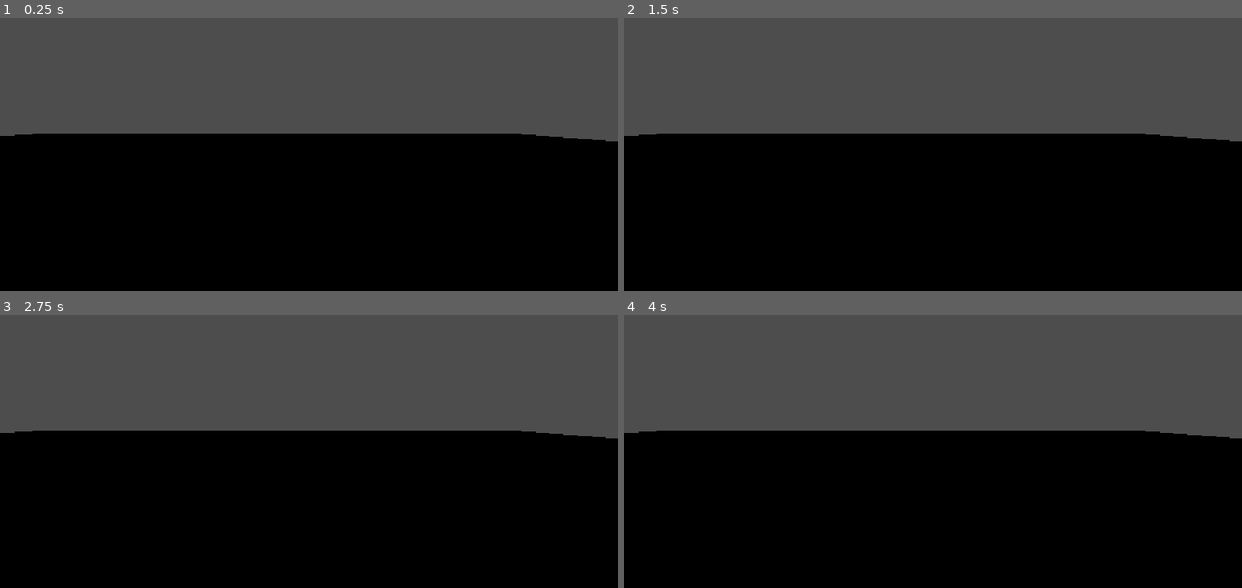
Above: before the commit, frames 1-4 (two rows, left to right).
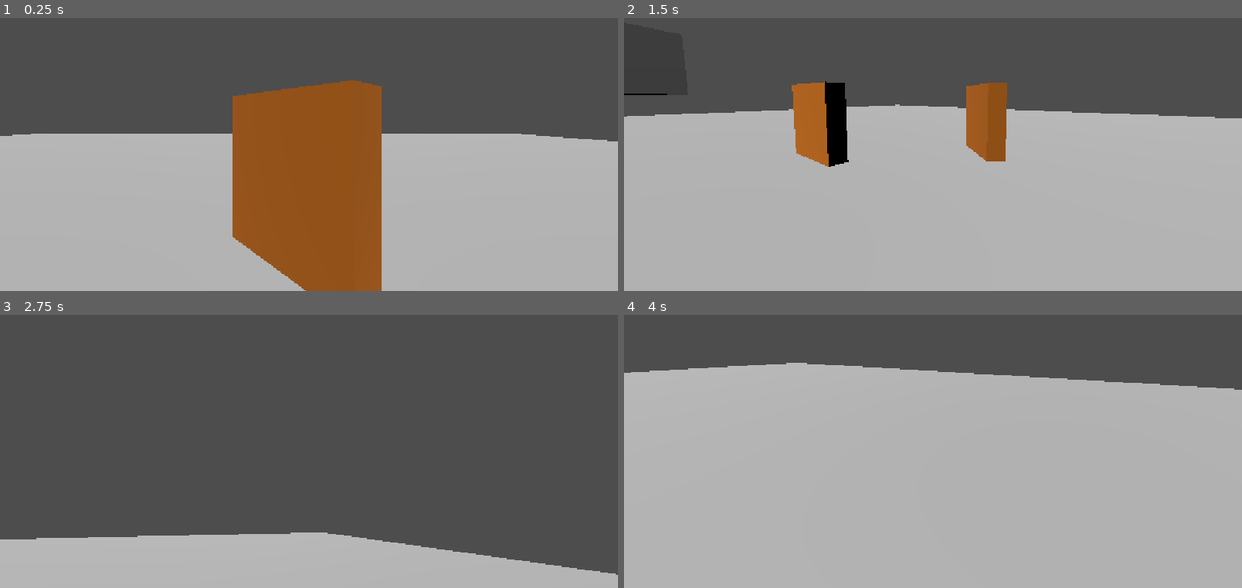
Above: after the commit, the same moments.

Repository: Ryan-M-Smith/SkillIssue
Game: Godot game, scene res://node_3d.tscn
Same seed, same stepped clock (60 frames per second), same inputs: the game is played once before the commit and once after it.
Inputs (mouse positions are in pixels of both pictures, inside the frame that each line leads up to):
- Up to frame 1 (0.25 s): no input
- Up to frame 2 (1.5 s): tap Enter (ui_accept) at 0.5, 0.6, 0.77, 1.07, 1.35 s; move the mouse to (1068, 99) at 0.52 s; hold Right (ui_right) 0.53-1.28 s; move the mouse to (809, 135) at 1.27 s; hold Down (ui_down) from 1.28 s (still down)
- Up to frame 3 (2.75 s): tap Enter (ui_accept) at 1.52, 1.82, 2.1 s; move the mouse to (370, 336) at 2.02 s; release Down (ui_down) at 2.03 s; hold Right (ui_right) from 2.03 s (still down)
- Up to frame 4 (4 s): move the mouse to (902, 484) at 2.77 s; release Right (ui_right) at 2.78 s; hold Up (ui_up) 2.78-3.53 s; tap Enter (ui_accept) at 2.85, 3.02, 3.32, 3.6, 3.77 s; move the mouse to (1118, 467) at 3.52 s; hold Left (ui_left) from 3.53 s (still down)

The runs differ from the first frame. In frame 1, 61% of the frame differs, in the area x 0-100%, y 22-100%; in frame 2, 67%; in frame 3, 57%; in frame 4, 78%, in the area x 0-100%, y 17-100%.

Commit message:
added proper player movement + camera control

Diff:
--- /dev/null
+++ b/apps/game/PlayerMovement.gd
@@ -0,0 +1,41 @@
+extends CharacterBody3D
+
+
+const SPEED = 5.0
+const JUMP_VELOCITY = 4.5
+const MOUSE_SENSITIVITY = 0.003
+
+@onready var head = $head
+@onready var camera = $head/Camera3D
+
+func _ready():
+	Input.mouse_mode = Input.MOUSE_MODE_CAPTURED
+
+func _unhandled_input(event):
+	if event is InputEventMouseMotion:
+		rotate_y(-event.relative.x * MOUSE_SENSITIVITY)
+		head.rotate_x(-event.relative.y * MOUSE_SENSITIVITY)
+		# head.rotation.x -= event.relative.y * MOUSE_SENSITIVITY
+		head.rotation.x = clamp(head.rotation.x, deg_to_rad(-89), deg_to_rad(89))
+
+func _physics_process(delta: float) -> void:
+	# Add the gravity.
+	if not is_on_floor():
+		velocity += get_gravity() * delta
+
+	# Handle jump.
+	if Input.is_action_just_pressed("ui_accept") and is_on_floor():
+		velocity.y = JUMP_VELOCITY
+
+	# Get the input direction and handle the movement/deceleration.
+	# As good practice, you should replace UI actions with custom gameplay actions.
+	var input_dir := Input.get_vector("ui_left", "ui_right", "ui_up", "ui_down")
+	var direction := (transform.basis * Vector3(input_dir.x, 0, input_dir.y)).normalized()
+	if direction:
+		velocity.x = direction.x * SPEED
+		velocity.z = direction.z * SPEED
+	else:
+		velocity.x = move_toward(velocity.x, 0, SPEED)
+		velocity.z = move_toward(velocity.z, 0, SPEED)
+
+	move_and_slide()
--- a/apps/game/node_3d.tscn
+++ b/apps/game/node_3d.tscn
@@ -1,4 +1,6 @@
 [gd_scene format=3 uid="uid://dwl5s4vl8fw74"]
+
+[ext_resource type="Script" uid="uid://cek53ng3g4dyi" path="res://PlayerMovement.gd" id="1_a202f"]
 
 [sub_resource type="Environment" id="Environment_g4v7s"]
 background_mode = 2
@@ -19,6 +21,7 @@
 camera_attributes = SubResource("CameraAttributesPhysical_yf5fn")
 
 [node name="CSGBox3D" type="CSGBox3D" parent="WorldEnvironment" unique_id=1271460449]
+use_collision = true
 size = Vector3(50, 1, 50)
 
 [node name="Cover1" type="CSGBox3D" parent="WorldEnvironment" unique_id=465196514]
@@ -28,7 +31,7 @@
 material = SubResource("StandardMaterial3D_4xowi")
 
 [node name="Cover2" type="CSGBox3D" parent="WorldEnvironment" unique_id=1674806463]
-transform = Transform3D(0.7248956, 0, -0.6888587, 0, 1, 0, 0.6888587, 0, 0.7248956, 3.150265, 1.5038874, 3.8186865)
+transform = Transform3D(0.7248956, 0, -0.6888587, 0, 1, 0, 0.6888587, 0, 0.7248956, 3.150265, 1.5038874, -3.3975134)
 use_collision = true
 size = Vector3(2, 2, 0.5)
 material = SubResource("StandardMaterial3D_4xowi")
@@ -48,8 +51,15 @@
 transform = Transform3D(1, 0, 0, 0, 0.9063082, 0.42261848, 0, -0.42261848, 0.9063082, 0, -0.97205496, -1.5694399)
 size = Vector3(1, 1.5, 1)
 
+[node name="DirectionalLight3D" type="DirectionalLight3D" parent="WorldEnvironment" unique_id=1591153491]
+transform = Transform3D(1, 0, 0, 0, -0.29120493, 0.95666075, 0, -0.95666075, -0.29120493, 0, 14.251036, -13.559303)
+
+[node name="DirectionalLight3D2" type="DirectionalLight3D" parent="WorldEnvironment" unique_id=1856771458]
+transform = Transform3D(1, 0, 0, 0, 0.8634891, 0.50436753, 0, -0.50436753, 0.8634891, 0, 6.3151674, 18.187904)
+
 [node name="CharacterBody3D" type="CharacterBody3D" parent="." unique_id=851539408]
 transform = Transform3D(1, 0, 0, 0, 1, 0, 0, 0, 1, 3.342, 1.5, 0)
+script = ExtResource("1_a202f")
 
 [node name="CollisionShape3D" type="CollisionShape3D" parent="CharacterBody3D" unique_id=235974021]
 shape = SubResource("CapsuleShape3D_57qmd")
@@ -57,5 +67,8 @@
 [node name="MeshInstance3D" type="MeshInstance3D" parent="CharacterBody3D" unique_id=1249059377]
 mesh = SubResource("CapsuleMesh_g4v7s")
 
-[node name="Camera3D" type="Camera3D" parent="CharacterBody3D" unique_id=1932303875]
-transform = Transform3D(1, 0, 0, 0, 1, 0, 0, 0, 1, -0.06807709, 0.70661163, -0.48678732)
+[node name="head" type="Node3D" parent="CharacterBody3D" unique_id=2051926789]
+transform = Transform3D(1, 0, 0, 0, 1, 0, 0, 0, 1, 0, 0.7, -0.5)
+
+[node name="Camera3D" type="Camera3D" parent="CharacterBody3D/head" unique_id=1932303875]
+transform = Transform3D(1, 0, 0, 0, 1, 0, 0, 0, 1, 0, 0, -0.18581116)
--- a/apps/game/project.godot
+++ b/apps/game/project.godot
@@ -20,6 +20,41 @@
 window/stretch/mode="canvas_items"
 window/stretch/aspect="expand"
 
+[input]
+
+ui_left={
+"deadzone": 0.5,
+"events": [Object(InputEventKey,"resource_local_to_scene":false,"resource_name":"","device":-1,"window_id":0,"alt_pressed":false,"shift_pressed":false,"ctrl_pressed":false,"meta_pressed":false,"pressed":false,"keycode":4194319,"physical_keycode":0,"key_label":0,"unicode":0,"location":0,"echo":false,"script":null)
+, Object(InputEventJoypadButton,"resource_local_to_scene":false,"resource_name":"","device":-1,"button_index":13,"pressure":0.0,"pressed":false,"script":null)
+, Object(InputEventJoypadMotion,"resource_local_to_scene":false,"resource_name":"","device":-1,"axis":0,"axis_value":-1.0,"script":null)
+, Object(InputEventKey,"resource_local_to_scene":false,"resource_name":"","device":-1,"window_id":0,"alt_pressed":false,"shift_pressed":false,"ctrl_pressed":false,"meta_pressed":false,"pressed":false,"keycode":0,"physical_keycode":65,"key_label":0,"unicode":97,"location":0,"echo":false,"script":null)
+]
+}
+ui_right={
+"deadzone": 0.5,
+"events": [Object(InputEventKey,"resource_local_to_scene":false,"resource_name":"","device":-1,"window_id":0,"alt_pressed":false,"shift_pressed":false,"ctrl_pressed":false,"meta_pressed":false,"pressed":false,"keycode":68,"physical_keycode":0,"key_label":0,"unicode":100,"location":0,"echo":false,"script":null)
+, Object(InputEventJoypadButton,"resource_local_to_scene":false,"resource_name":"","device":-1,"button_index":14,"pressure":0.0,"pressed":false,"script":null)
+, Object(InputEventJoypadMotion,"resource_local_to_scene":false,"resource_name":"","device":-1,"axis":0,"axis_value":1.0,"script":null)
+, Object(InputEventKey,"resource_local_to_scene":false,"resource_name":"","device":-1,"window_id":0,"alt_pressed":false,"shift_pressed":false,"ctrl_pressed":false,"meta_pressed":false,"pressed":false,"keycode":0,"physical_keycode":4194321,"key_label":0,"unicode":0,"location":0,"echo":false,"script":null)
+]
+}
+ui_up={
+"deadzone": 0.5,
+"events": [Object(InputEventKey,"resource_local_to_scene":false,"resource_name":"","device":-1,"window_id":0,"alt_pressed":false,"shift_pressed":false,"ctrl_pressed":false,"meta_pressed":false,"pressed":false,"keycode":87,"physical_keycode":0,"key_label":0,"unicode":119,"location":0,"echo":false,"script":null)
+, Object(InputEventJoypadButton,"resource_local_to_scene":false,"resource_name":"","device":-1,"button_index":11,"pressure":0.0,"pressed":false,"script":null)
+, Object(InputEventJoypadMotion,"resource_local_to_scene":false,"resource_name":"","device":-1,"axis":1,"axis_value":-1.0,"script":null)
+, Object(InputEventKey,"resource_local_to_scene":false,"resource_name":"","device":-1,"window_id":0,"alt_pressed":false,"shift_pressed":false,"ctrl_pressed":false,"meta_pressed":false,"pressed":false,"keycode":0,"physical_keycode":4194320,"key_label":0,"unicode":0,"location":0,"echo":false,"script":null)
+]
+}
+ui_down={
+"deadzone": 0.5,
+"events": [Object(InputEventKey,"resource_local_to_scene":false,"resource_name":"","device":-1,"window_id":0,"alt_pressed":false,"shift_pressed":false,"ctrl_pressed":false,"meta_pressed":false,"pressed":false,"keycode":83,"physical_keycode":0,"key_label":0,"unicode":115,"location":0,"echo":false,"script":null)
+, Object(InputEventJoypadButton,"resource_local_to_scene":false,"resource_name":"","device":-1,"button_index":12,"pressure":0.0,"pressed":false,"script":null)
+, Object(InputEventJoypadMotion,"resource_local_to_scene":false,"resource_name":"","device":-1,"axis":1,"axis_value":1.0,"script":null)
+, Object(InputEventKey,"resource_local_to_scene":false,"resource_name":"","device":-1,"window_id":0,"alt_pressed":false,"shift_pressed":false,"ctrl_pressed":false,"meta_pressed":false,"pressed":false,"keycode":0,"physical_keycode":4194322,"key_label":0,"unicode":0,"location":0,"echo":false,"script":null)
+]
+}
+
 [physics]
 
 3d/physics_engine="Jolt Physics"
Not shown, added: apps/game/PlayerMovement.gd.uid
